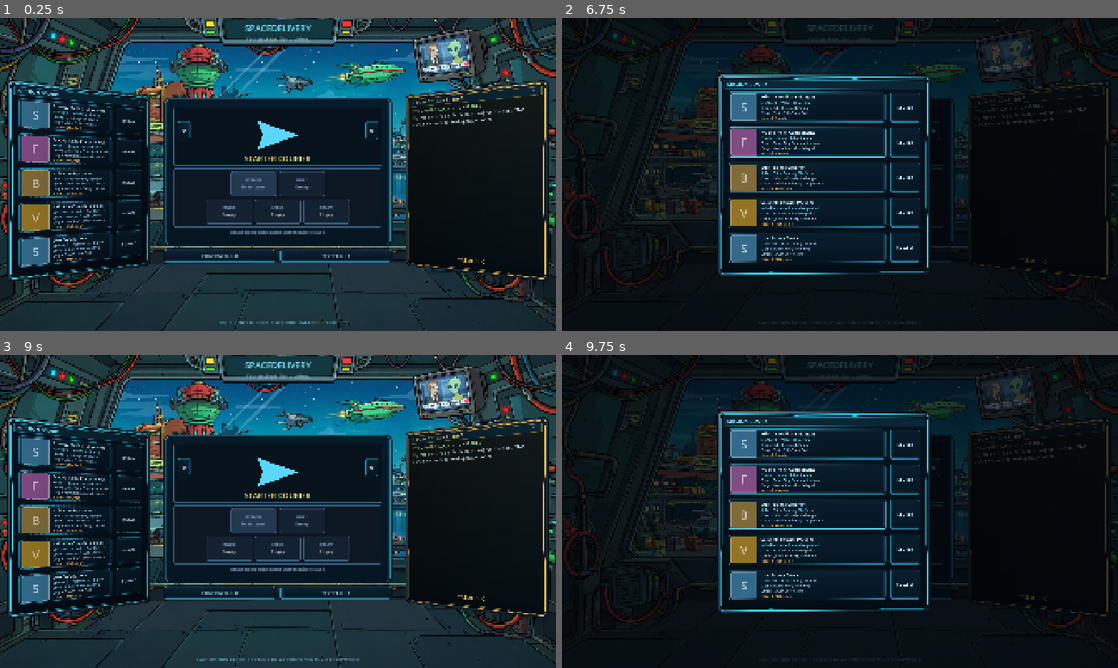
Above: before the commit, frames 1-4 (two rows, left to right).
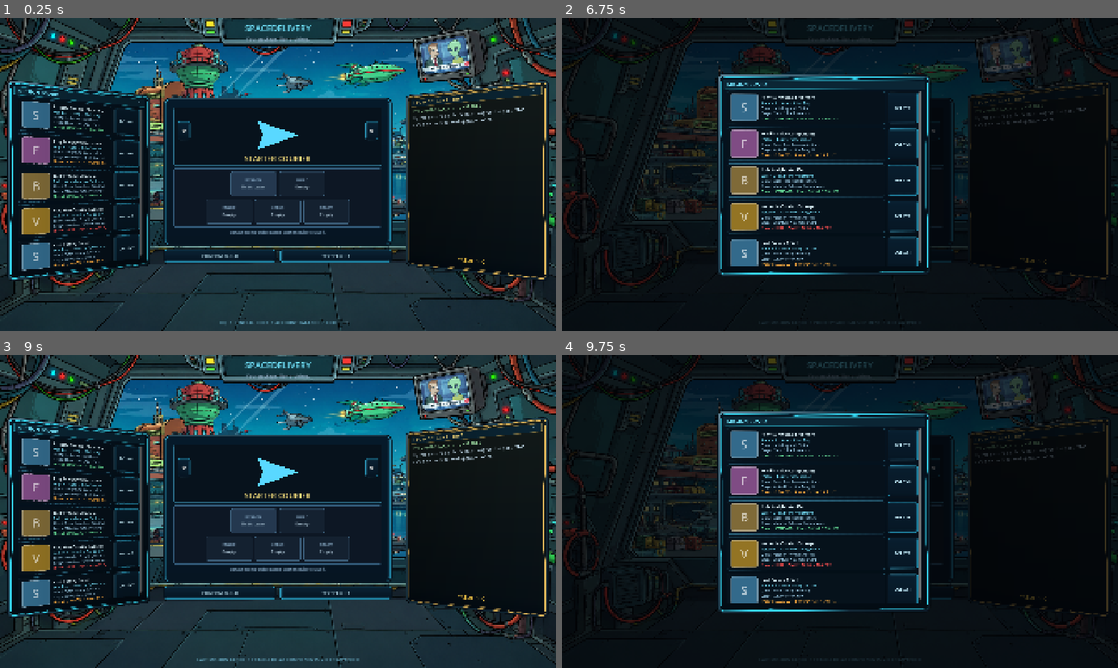
Above: after the commit, the same moments.

Repository: Bbran4/SpaceDelivery
Game: Godot game, scene res://scenes/hq.tscn
Same seed, same stepped clock (60 frames per second), same inputs: the game is played once before the commit and once after it.
Inputs:
- Up to frame 1 (0.25 s): no input
- Up to frame 2 (6.75 s): click "DELIVER" at 0.5 s; click "DELIVER" at 1.25 s; click "ENTRY NODE Contract Dispatch" at 2 s; click "DELIVER / ENTER NODE" at 2.75 s; click "Movement: Keyboard" at 3.5 s; click "Movement: Mouse" at 4.25 s; click "ABORT MISSION" at 5 s; click "RETURN TO HQ" at 5.75 s; click "DELIVER" at 6.5 s
- Up to frame 3 (9 s): click "DELIVER" at 7.25 s; click "ABANDON CONTRACT" at 8 s; click "RETURN TO HQ" at 8.75 s
- Up to frame 4 (9.75 s): click "DELIVER" at 9.5 s

The runs differ from the first frame. In frame 1, 4.4% of the frame differs, in the area x 3-26%, y 25-81%; in frame 2, 5.8%; in frame 3, 4.4%; in frame 4, 5.8%, in the area x 30-65%, y 23-80%.

Commit message:
Add player-relative mission threat ratings
Add normalized ship power ratings and dynamic mission threat labels.

Diff:
--- a/resources/missions/bulk_freight_manifest.tres
+++ b/resources/missions/bulk_freight_manifest.tres
@@ -45,6 +45,8 @@
 briefing = "A foundry needs a replacement component batch. The manifest is larger than your starter hold can legally carry. Dispatch recommends reading that sentence before accepting."
 base_reward_credits = 310
 risk_label = "Moderate"
+recommended_power_min = 70
+recommended_power_max = 105
 layer_node_counts = Array[int]([1, 2, 3, 2, 1])
 branch_chance = 0.55
 risk_bias = 0
--- a/resources/missions/fragile_relay_components.tres
+++ b/resources/missions/fragile_relay_components.tres
@@ -45,6 +45,8 @@
 briefing = "The customer requires a pristine delivery and a signed receipt. Their contract defines 'pristine' in a separate document that was not included."
 base_reward_credits = 190
 risk_label = "Elevated"
+recommended_power_min = 95
+recommended_power_max = 130
 layer_node_counts = Array[int]([1, 2, 3, 2, 1])
 branch_chance = 0.55
 risk_bias = 1
--- a/resources/missions/lost_survey_cores.tres
+++ b/resources/missions/lost_survey_cores.tres
@@ -32,6 +32,8 @@
 briefing = "A research drone vanished in a debris corridor, leaving three valuable survey cores unaccounted for. Recover the cores scattered through the route and deliver them to the Aster Survey Outpost. The recovery bonus is paid only when the cores are returned."
 base_reward_credits = 280
 risk_label = "Moderate"
+recommended_power_min = 90
+recommended_power_max = 125
 objectives = Array[ExtResource("2_objective")]([SubResource("survey_cores_objective")])
 layer_node_counts = Array[int]([1, 2, 3, 2, 1])
 branch_chance = 0.55
--- a/resources/missions/priority_medical_shipment.tres
+++ b/resources/missions/priority_medical_shipment.tres
@@ -45,6 +45,8 @@
 briefing = "A clinic network is running low on essential supplies. The shipment is sealed, time-sensitive, and accompanied by a very specific liability waiver."
 base_reward_credits = 240
 risk_label = "Standard"
+recommended_power_min = 80
+recommended_power_max = 110
 layer_node_counts = Array[int]([1, 2, 3, 2, 1])
 branch_chance = 0.55
 risk_bias = 0
--- a/resources/missions/valuable_courier_package.tres
+++ b/resources/missions/valuable_courier_package.tres
@@ -45,6 +45,8 @@
 briefing = "Deliver the navigation core intact enough to function. Client security is unusually thorough, and the declared value has attracted attention from people who do not work in accounting."
 base_reward_credits = 390
 risk_label = "High Value"
+recommended_power_min = 120
+recommended_power_max = 160
 layer_node_counts = Array[int]([1, 2, 3, 2, 1])
 branch_chance = 0.55
 risk_bias = 0
--- a/scripts/missions/mission_definition.gd
+++ b/scripts/missions/mission_definition.gd
@@ -21,6 +21,9 @@
 @export_multiline var briefing: String = ""
 @export_range(0, 100000, 1) var base_reward_credits: int = 100
 @export var risk_label: String = "Routine"
+@export_group("Recommended Power")
+@export_range(1, 10000, 1) var recommended_power_min: int = 70
+@export_range(1, 10000, 1) var recommended_power_max: int = 110
 
 @export_group("Mission Board")
 ## Shown on the mission card, e.g. "Standard  ·  Mining Colony". When empty the card
@@ -80,6 +83,8 @@
 		errors.append("Mission '%s' needs a destination." % mission_id)
 	if base_reward_credits < 0:
 		errors.append("Mission '%s' has a negative base reward." % mission_id)
+	if recommended_power_min < 1 or recommended_power_max < recommended_power_min:
+		errors.append("Mission '%s' has an invalid recommended power range." % mission_id)
 	if cargo_variant < CargoRules.CargoVariant.STANDARD or cargo_variant > CargoRules.CargoVariant.VALUABLE:
 		errors.append("Mission cargo variant is unsupported.")
 	if cargo_capacity_required < 1:
--- a/scripts/player/ship_build_store.gd
+++ b/scripts/player/ship_build_store.gd
@@ -90,6 +90,69 @@
 	return maxi(0, capacity)
 
 
+## Returns a relative power score where the starter courier and basic laser equal 100.
+## Hull durability, shields, mobility, cargo capacity, slots, equipped module roles and
+## stat modifiers all contribute, so changing the build updates mission threat estimates.
+static func calculate_build_power(hull: ShipHull, modules: Array[ShipModule]) -> int:
+	if hull == null:
+		return 0
+	var baseline_hull: ShipHull = load("res://resources/hulls/starter_courier.tres") as ShipHull
+	var baseline_module: ShipModule = load("res://resources/modules/basic_laser_module.tres") as ShipModule
+	var baseline_modules: Array[ShipModule] = []
+	if baseline_module != null:
+		baseline_modules.append(baseline_module)
+	var baseline_score: float = _raw_build_power(baseline_hull, baseline_modules)
+	if baseline_score <= 0.0:
+		return 100
+	return maxi(1, roundi(_raw_build_power(hull, modules) / baseline_score * 100.0))
+
+
+static func _raw_build_power(hull: ShipHull, modules: Array[ShipModule]) -> float:
+	if hull == null:
+		return 0.0
+	var score: float = hull.max_hull * 0.45
+	score += hull.max_shield * 0.35
+	score += hull.shield_recharge_rate * 2.0
+	score += hull.movement_speed * 0.12
+	score += hull.acceleration * 0.015
+	score += float(hull.cargo_hold_capacity) * 0.8
+	score += float(hull.slot_categories.size()) * 5.0
+	for module: ShipModule in modules:
+		if module == null:
+			continue
+		match module.category:
+			ShipModule.Category.WEAPON:
+				score += 25.0
+			ShipModule.Category.DEFENSE:
+				score += 12.0
+			ShipModule.Category.ENGINE:
+				score += 10.0
+			ShipModule.Category.CARGO:
+				score += 8.0
+			ShipModule.Category.UTILITY:
+				score += 7.0
+		score += float(module.cargo_capacity_bonus) * 0.8
+		score += float(module.salvage_capacity_bonus) * 0.35
+		for stat_name: Variant in module.stat_modifiers.keys():
+			var value: float = float(module.stat_modifiers[stat_name])
+			match str(stat_name):
+				"max_hull":
+					score += value * 0.45
+				"max_shield":
+					score += value * 0.35
+				"shield_recharge_rate":
+					score += value * 2.0
+				"movement_speed":
+					score += value * 0.12
+				"acceleration":
+					score += value * 0.015
+				"damage":
+					score += value * 2.5
+				"attack_speed":
+					score += value * 8.0
+	return maxf(1.0, score)
+
+
 static func get_active_build() -> Dictionary:
 	var config: ConfigFile = ConfigFile.new()
 	if config.load(SAVE_PATH) != OK:
--- a/scripts/ui/hq.gd
+++ b/scripts/ui/hq.gd
@@ -11,7 +11,9 @@
 const COLOR_NAME: Color = Color(0.88, 0.97, 1.0)
 const COLOR_DETAIL: Color = Color(0.6, 0.78, 0.88)
 const COLOR_TYPE: Color = Color(0.45, 0.85, 0.95)
-const COLOR_HAZARD: Color = Color(1.0, 0.72, 0.35)
+const COLOR_THREAT_STANDARD: Color = Color(0.42, 0.9, 0.62)
+const COLOR_THREAT_ELEVATED: Color = Color(1.0, 0.68, 0.25)
+const COLOR_THREAT_HIGH: Color = Color(1.0, 0.32, 0.32)
 const COLOR_FEE: Color = Color(1.0, 0.82, 0.3)
 
 ## Placeholder icon tint per cargo class, used until a mission has its own icon.
@@ -40,6 +42,7 @@
 
 ## Delivery button per mission, so gating can be refreshed without rebuilding the board.
 var _delivery_buttons: Dictionary = {}
+var _threat_labels: Dictionary = {}
 var _status_timer: Timer
 var _align_queued: bool = false
 
@@ -126,6 +129,7 @@
 func _build_mission_board() -> void:
 	_clear_children(mission_list)
 	_delivery_buttons.clear()
+	_threat_labels.clear()
 	if available_missions.is_empty():
 		var empty_label: Label = Label.new()
 		empty_label.text = "No contracts are currently available."
@@ -153,16 +157,18 @@
 	return row
 
 
-## The card is a Button whose content is built from child controls: icon on the left at full
-## height, then name + fee, type, client, cargo and hazard. Every label clips, so nothing can
-## widen the panel.
-func _make_mission_card(mission: MissionDefinition) -> Button:
-	var card: Button = Button.new()
-	card.theme_type_variation = &"MissionCard"
+## Mission information is a passive panel. Only the separate objective button launches it.
+func _make_mission_card(mission: MissionDefinition) -> PanelContainer:
+	var card: PanelContainer = PanelContainer.new()
 	card.custom_minimum_size = Vector2(0, CARD_HEIGHT)
 	card.size_flags_horizontal = Control.SIZE_EXPAND_FILL
 	card.clip_contents = true
-	card.pressed.connect(_start_mission.bind(mission))
+	var card_style: StyleBoxFlat = StyleBoxFlat.new()
+	card_style.bg_color = Color(0.025, 0.07, 0.11, 0.96)
+	card_style.border_color = Color(0.16, 0.38, 0.48, 1.0)
+	card_style.set_border_width_all(1)
+	card_style.set_corner_radius_all(6)
+	card.add_theme_stylebox_override("panel", card_style)
 
 	var margin: MarginContainer = MarginContainer.new()
 	margin.mouse_filter = Control.MOUSE_FILTER_IGNORE
@@ -200,7 +206,10 @@
 	text_column.add_child(_make_card_label(_mission_type_text(mission), 12, COLOR_TYPE))
 	text_column.add_child(_make_card_label("Client: %s" % mission.client_name, 12, COLOR_DETAIL))
 	text_column.add_child(_make_card_label("Cargo: %s" % mission.cargo_name, 12, COLOR_DETAIL))
-	text_column.add_child(_make_card_label("Hazard: %s" % mission.risk_label, 12, COLOR_HAZARD))
+	var threat_label: Label = _make_card_label("", 12, COLOR_THREAT_STANDARD)
+	text_column.add_child(threat_label)
+	_threat_labels[mission] = threat_label
+	_update_mission_threat(mission)
 	return card
 
 
@@ -296,8 +305,33 @@
 
 ## Gating follows the build shown in the builder, since launching confirms it first.
 ## Reasons are written on the button itself, because panel tooltips are unreliable.
+func _update_mission_threat(mission: MissionDefinition) -> void:
+	var label: Label = _threat_labels.get(mission) as Label
+	if not is_instance_valid(label) or mission == null:
+		return
+	var player_power: int = ship_builder.get_power_rating()
+	var minimum_power: int = mission.recommended_power_min
+	var maximum_power: int = mission.recommended_power_max
+	var low_end_cutoff: int = minimum_power + roundi(float(maximum_power - minimum_power) * 0.35)
+	var threat: String
+	var color: Color
+	if player_power < minimum_power:
+		threat = "HIGH"
+		color = COLOR_THREAT_HIGH
+	elif player_power < low_end_cutoff:
+		threat = "ELEVATED"
+		color = COLOR_THREAT_ELEVATED
+	else:
+		threat = "STANDARD"
+		color = COLOR_THREAT_STANDARD
+	label.text = "Threat: %s  ·  Power %d-%d  /  Ship %d" % [threat, minimum_power, maximum_power, player_power]
+	label.add_theme_color_override("font_color", color)
+
+
 func _refresh_gates() -> void:
 	var has_weapon: bool = ship_builder.has_active_weapon()
+	for mission: MissionDefinition in _threat_labels:
+		_update_mission_threat(mission)
 	var capacity: int = ship_builder.get_cargo_capacity()
 	if is_instance_valid(test_flight_button):
 		test_flight_button.disabled = not has_weapon
--- a/scripts/ui/ship_builder.gd
+++ b/scripts/ui/ship_builder.gd
@@ -89,6 +89,11 @@
 		if module != null and module.category == ShipModule.Category.WEAPON and module.weapon_scene != null:
 			return true
 	return false
+
+
+## Power estimate for the exact hull and modules currently shown in the builder.
+func get_power_rating() -> int:
+	return ShipBuildStore.calculate_build_power(selected_hull, selected_modules)
 
 
 func has_unconfirmed_changes() -> bool:
